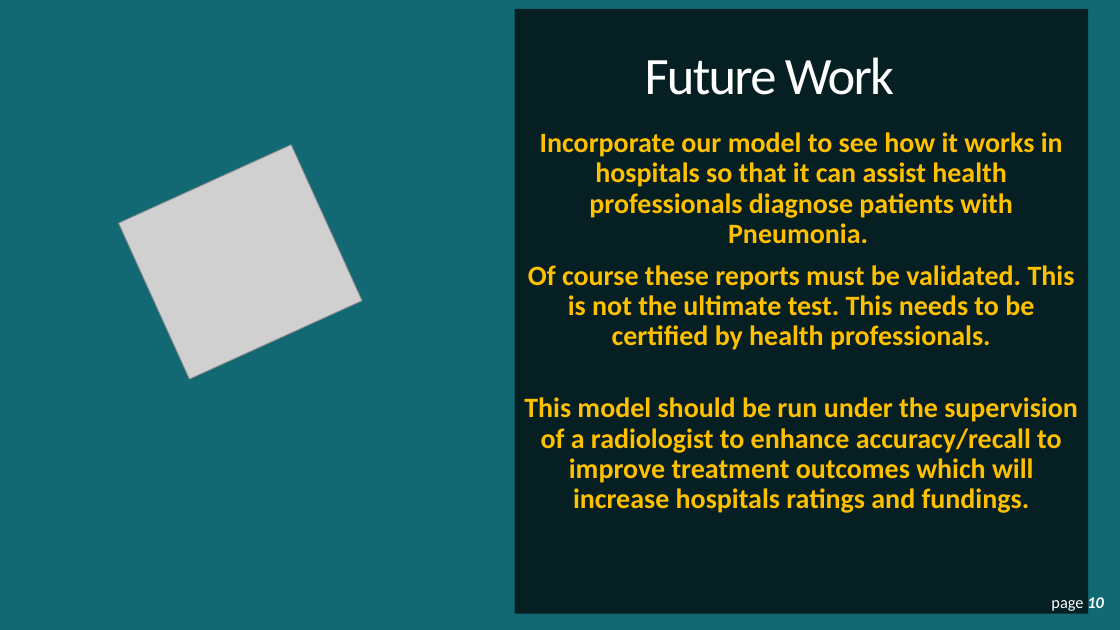
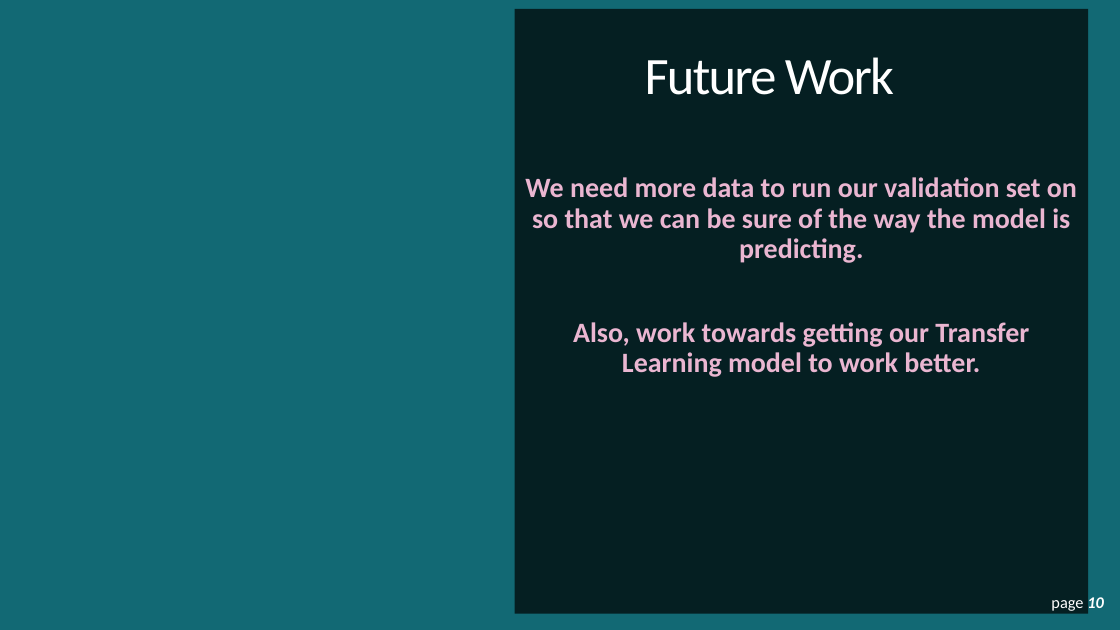
Before and after one commit to GitHub-ccd/pneumonia_detection_CNN_MOD_4, a slide deck: slide 10 of ppt/Pneumonia_detection.pptx. Drawn at 1120x630 pixels with LibreOffice and Linux fonts; fonts in the diff are those of the drawing; grey boxes stand for pictures; background and template pictures are left out. Boxes give left, top, right and bottom in pixels: in the first picture for what was removed or moved away, otherwise in the second. Text is boxed around its words. In the diff, an @@ line names an element or a change of style, - is before the commit and + after.

Commit message:
transfer learning

```diff
--- a/ppt/Pneumonia_detection.pptx
+++ b/ppt/Pneumonia_detection.pptx
@@ picture removed at <box>118,145,362,379</box> @@
@@ subtitle at <box>525,177,1077,377</box>: text changed; text colour #FFC000 to #EAB6D1 @@
-Incorporate our model to see how it works in hospitals so that it can assist health professionals diagnose patients with Pneumonia.
-Of course these reports must be validated. This is not the ultimate test. This needs to be certified by health professionals.
-This model should be run under the supervision of a radiologist to enhance accuracy/recall to improve treatment outcomes which will increase hospitals ratings and fundings.
+We need more data to run our validation set on so that we can be sure of the way the model is predicting.
+Also, work towards getting our Transfer Learning model to work better.
```
Also in this commit, not shown: 8 other slides changed, 2 other files.
